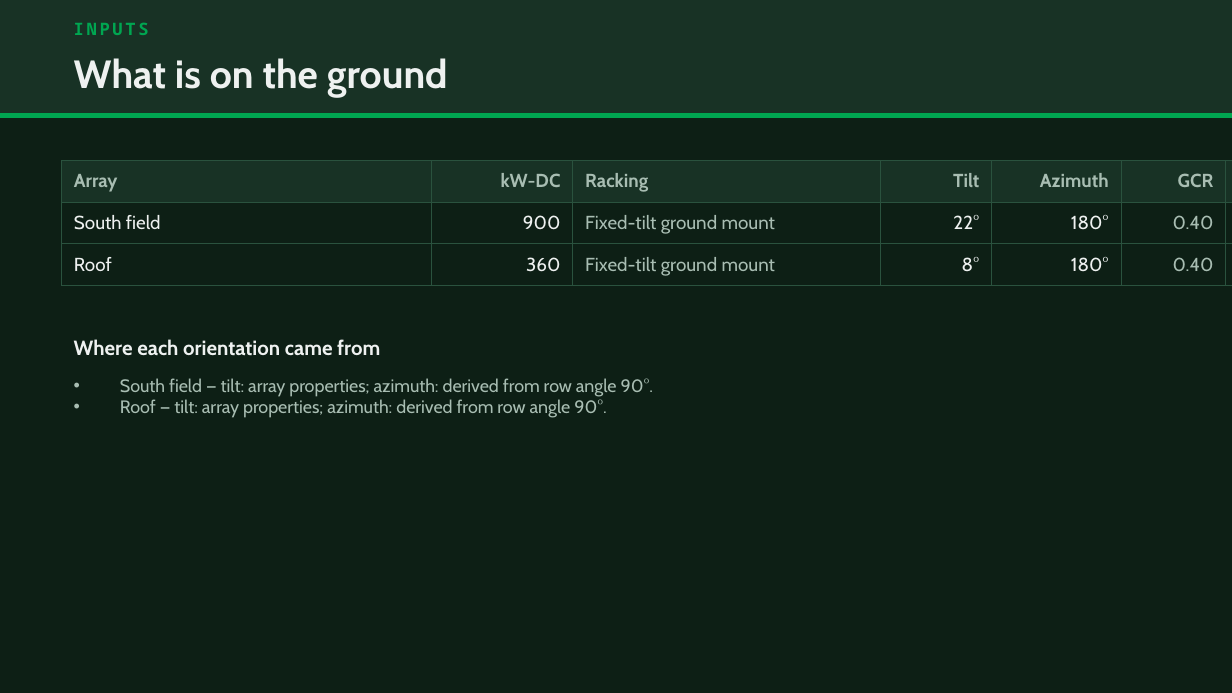
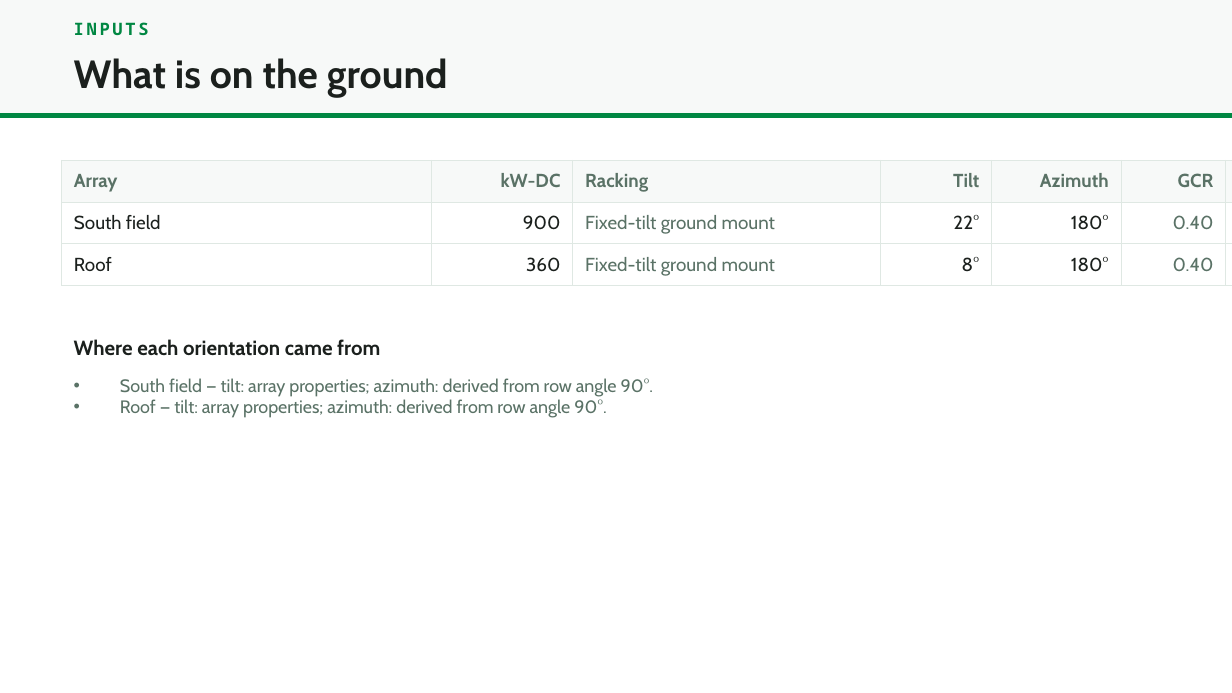
Before and after one commit to clearskyenergy/clearsky-portal, a slide deck: slide 3 of branded-deck.pptx. Drawn at 1232x693 pixels with LibreOffice and Linux fonts; fonts in the diff are those of the drawing; background and template pictures are left out. Boxes give left, top, right and bottom in pixels: in the first picture for what was removed or moved away, otherwise in the second. Text is boxed around its words. In the diff, an @@ line names an element or a change of style, - is before the commit and + after.

```diff
--- a/branded-deck.pptx
+++ b/branded-deck.pptx
@@ background #0D1F15 to #FFFFFF @@
@@ rectangle at (x1=0, y1=0, x2=1232, y2=113): fill #183225 to #F7F9F8; outline #183225 1 pt to #F7F9F8 1 pt @@
@@ text "INPUTS" at (x1=74, y1=22, x2=149, y2=35): text colour #00A651 to #008742 @@
@@ text "What is on the ground" at (x1=74, y1=58, x2=448, y2=97): text colour #EEF1F0 to #1B201D @@
@@ rectangle at (x1=0, y1=113, x2=1232, y2=117): fill #00A651 to #008742; outline #00A651 1 pt to #008742 1 pt @@
@@ table at (x1=62, y1=160, x2=1232, y2=283) @@
@@ fill #183225 to #F7F9F8 in row 1 @@
@@ fill #0D1F15 to #FFFFFF in 16 cells @@
@@ text colour #A8BDB2 to #5A7266 in "Array", "kW-DC", "Racking", "Tilt" and 10 more places @@
@@ text colour #EEF1F0 to #1B201D in "South field", "900", "22°", "180°" and 4 more places @@
@@ text colour #FBBF24 to #B68403 in "1,495", "1,459" @@
@@ borders changed @@
@@ text "Where each orientation came from" at (x1=74, y1=339, x2=380, y2=356): text colour #EEF1F0 to #1B201D @@
@@ text "South field — tilt: array ..." at (x1=120, y1=378, x2=653, y2=418): text colour #A8BDB2 to #5A7266 @@
```
Also in this commit, not shown: 11 other slides changed, 3 other files.
